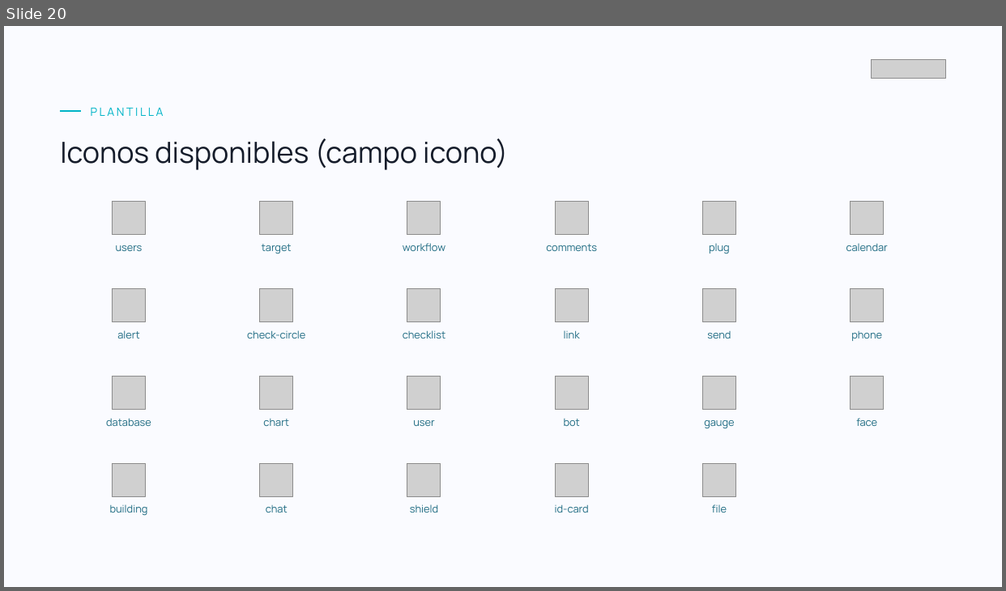
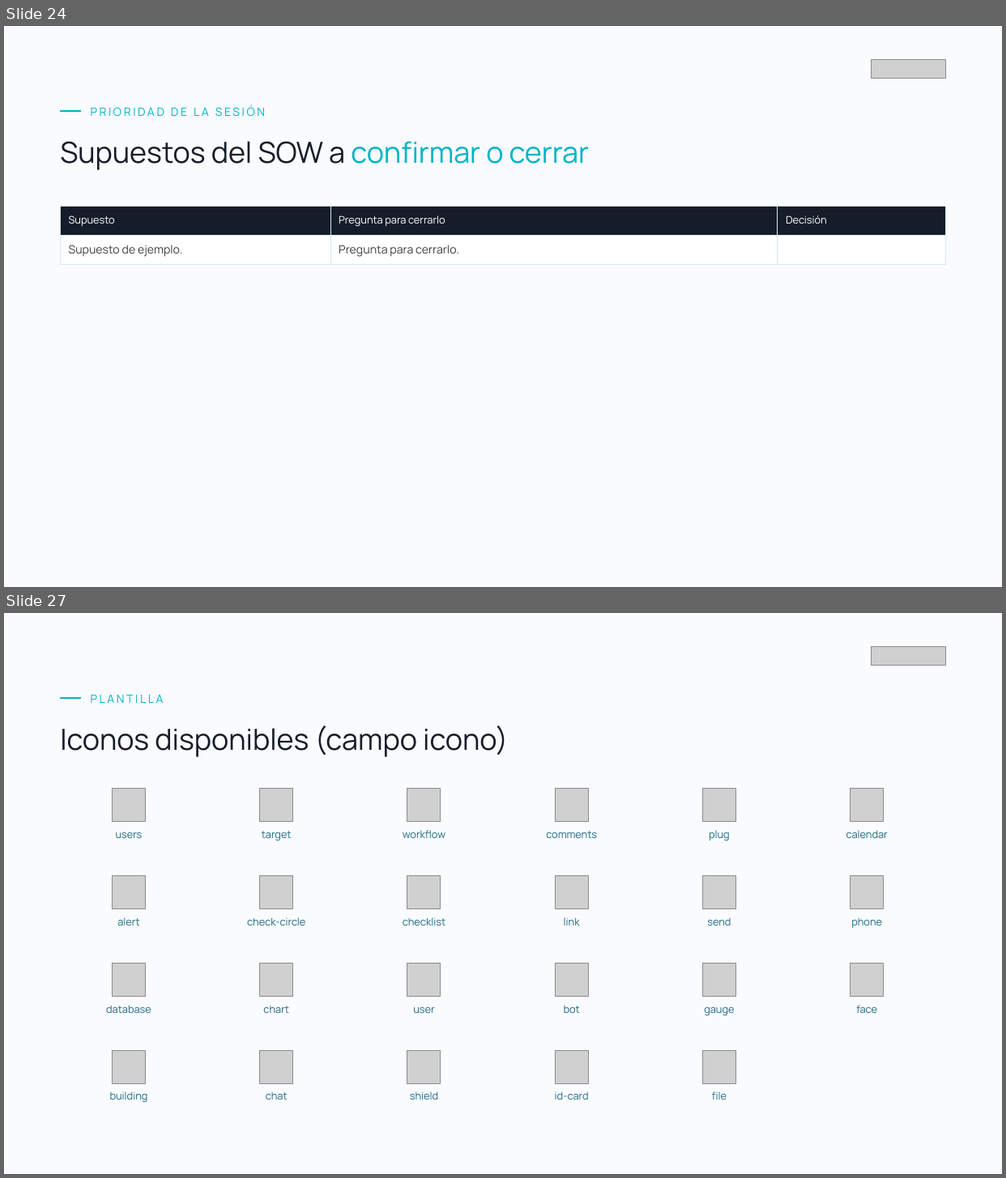
Before and after one commit to danielborja-Jelou/jelou-sow-studio, a slide deck: assets/kickoff-template.pptx. Shown one above the other, each under a label of ours: slide 20 before the commit, slides 24 and 27 after it; the slides between them are not shown. The pictures are 1006x591 and 1006x1178 pixels, drawn with LibreOffice and Linux fonts; fonts in the diff are those of the drawing; grey boxes stand for pictures. Boxes give left, top, right and bottom in pixels: in the first picture for what was removed or moved away, otherwise in the second. Text is boxed around its words. In the diff, an @@ line names an element or a change of style, - is before the commit and + after.

```diff
--- a/assets/kickoff-template.pptx
+++ b/assets/kickoff-template.pptx
@@ slide 24 added at (4, 26, 1002, 587), background #FAFBFF @@
@@ picture added at (871, 59, 946, 79) @@
@@ line added from (60, 111) to (81, 111), #00B4C7 1.5 pt @@
@@ text added at (91, 105, 265, 117), 11 pt, text #00B4C7 @@
+PRIORIDAD DE LA SESIÓN
@@ text added at (60, 141, 589, 170), 28 pt, text #151C2A @@
+Supuestos del SOW a confirmar o cerrar
@@ table added at (60, 206, 946, 264), 2 rows, 3 columns @@
+Supuesto | Pregunta para cerrarlo | Decisión
+Supuesto de ejemplo. | Pregunta para cerrarlo. | 
@@ what was slide 20 is now slide 27 @@
```
Also in this commit, not shown: 2 slides changed, 6 other slides added, 8 other files.
